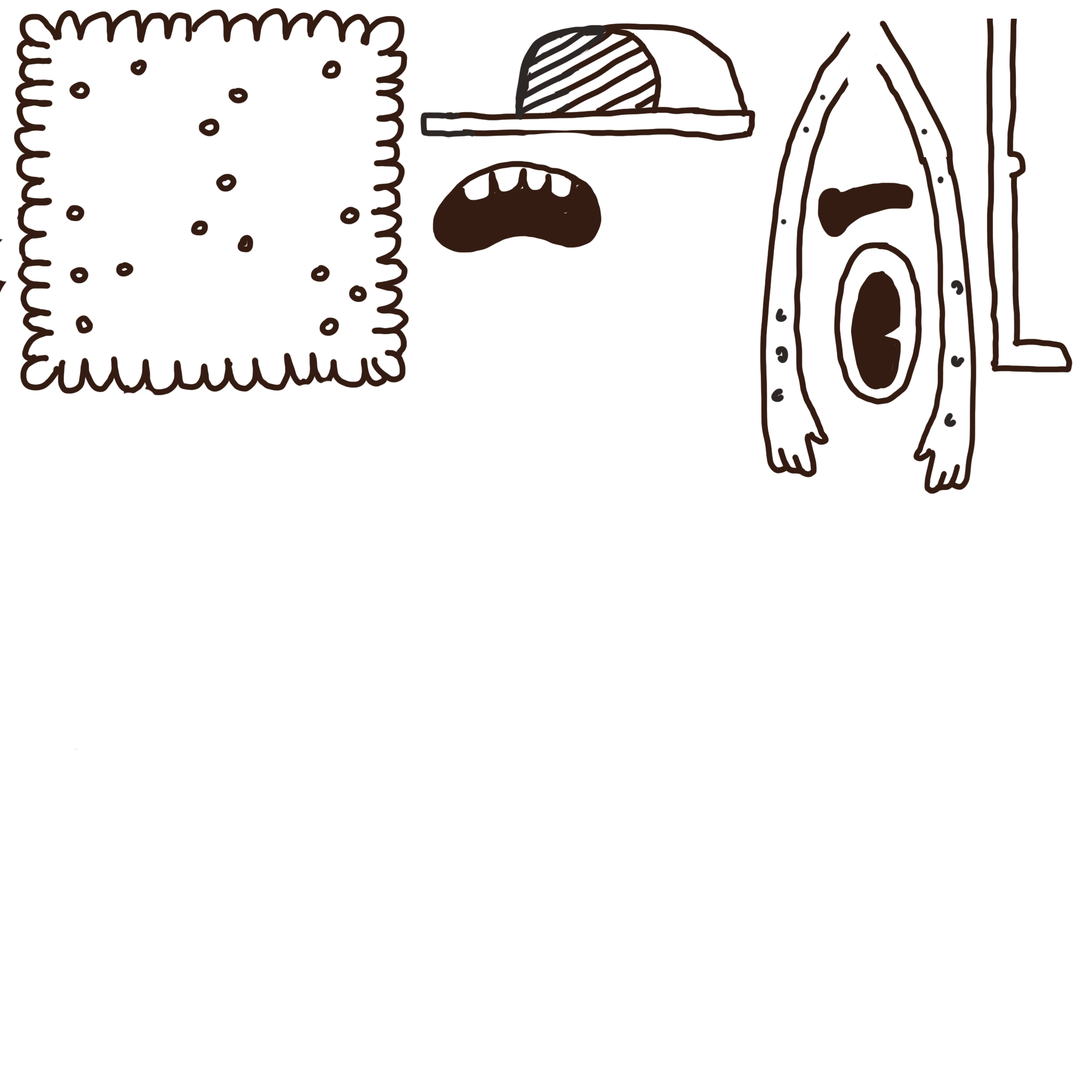
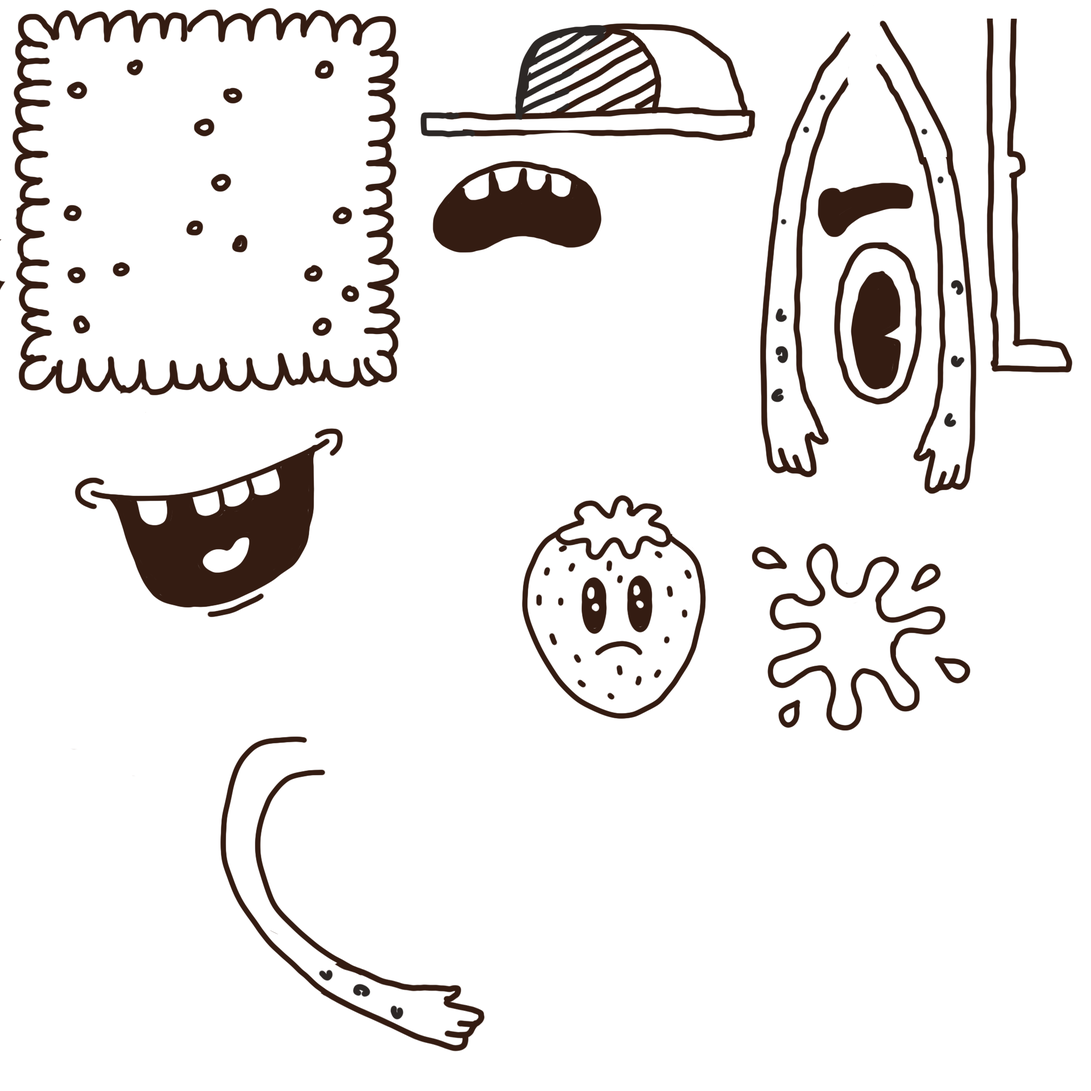
Comparing the layer stacks of the two 1091 x 1091 images. Changes:
added layer "Layer 16" above "Layer 17" over [left=752, top=543, right=972, bottom=732]
added layer "Layer 12" above "Layer 11" over [left=586, top=584, right=645, bottom=613]
added layer "Layer 11" above "Layer 10" over [left=74, top=427, right=344, bottom=609]
added layer "Layer 14" above "Layer 18" over [left=627, top=575, right=653, bottom=634]
added layer "Layer 18" above "Layer 13" over [left=554, top=495, right=674, bottom=561]
added layer "Layer 13" above "Layer 4" over [left=131, top=528, right=930, bottom=1053]
painted on "Layer 9" over [left=494, top=184, right=581, bottom=215]
painted on "cooky" over [left=0, top=7, right=410, bottom=750]
painted on "Layer 2" over [left=206, top=544, right=693, bottom=701]
